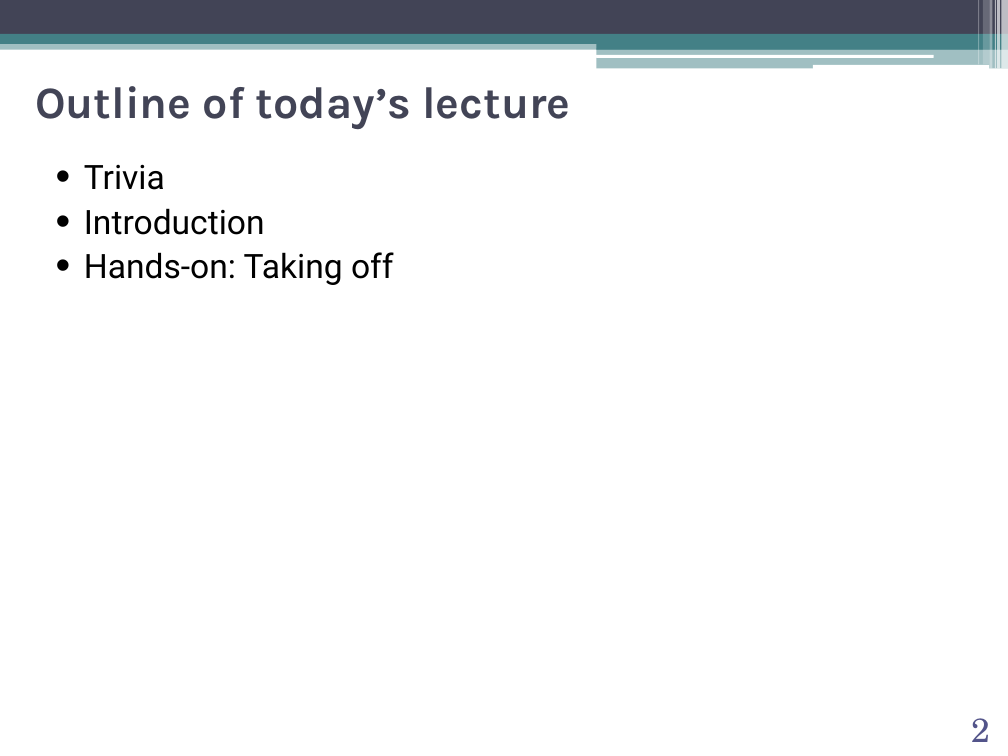
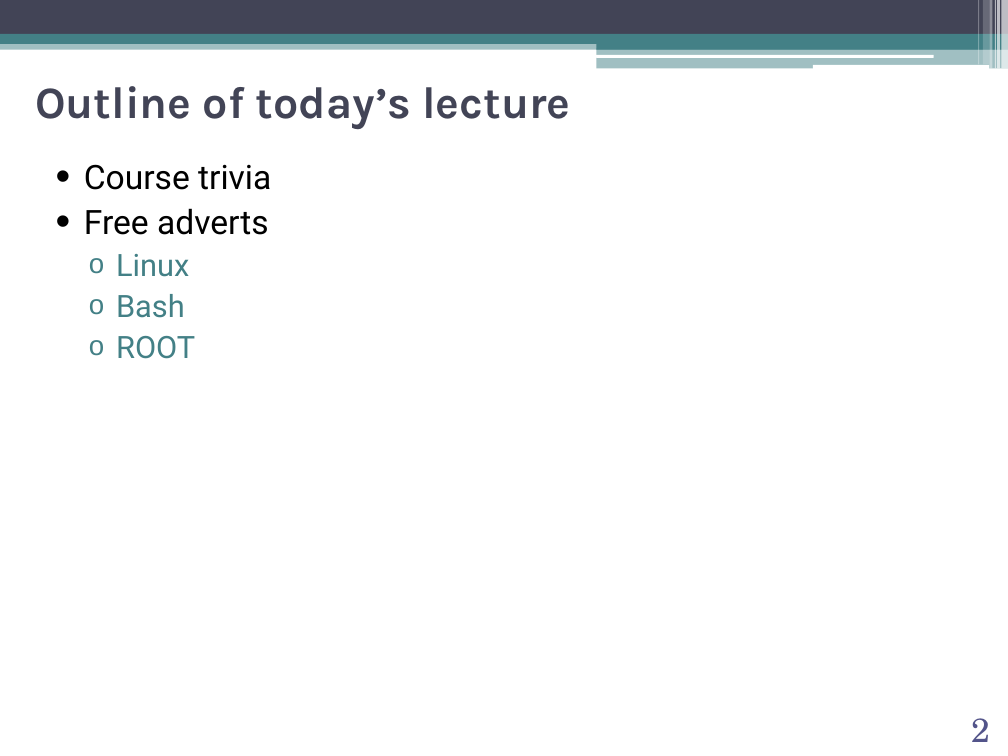
Before and after one commit to abilandz/PH8124, a slide deck: slide 2 of Lecture_1/ABilandzic_PH8124_SS2020_0c.pptx. Drawn at 1008x756 pixels with LibreOffice and Linux fonts; fonts in the diff are those of the drawing; background and template pictures are left out. Boxes give left, top, right and bottom in pixels: in the first picture for what was removed or moved away, otherwise in the second. Text is boxed around its words. In the diff, an @@ line names an element or a change of style, - is before the commit and + after.

```diff
--- a/Lecture_1/ABilandzic_PH8124_SS2020_0c.pptx
+++ b/Lecture_1/ABilandzic_PH8124_SS2020_0c.pptx
@@ text at (84,164,271,359): text changed @@
-• Trivia
-• Introduction
-• Hands-on: Taking off
+• Course trivia
+• Free adverts
+  o Linux
+  o Bash
+  o ROOT
```
Also in this commit, not shown: 16 other slides changed, 3 other files.
